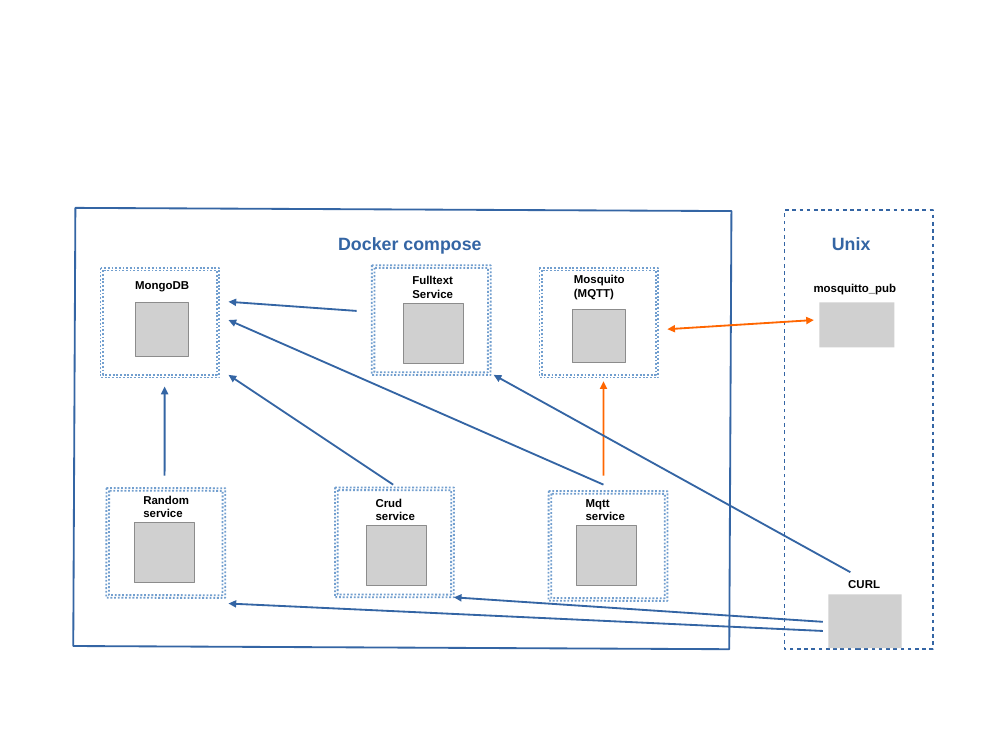
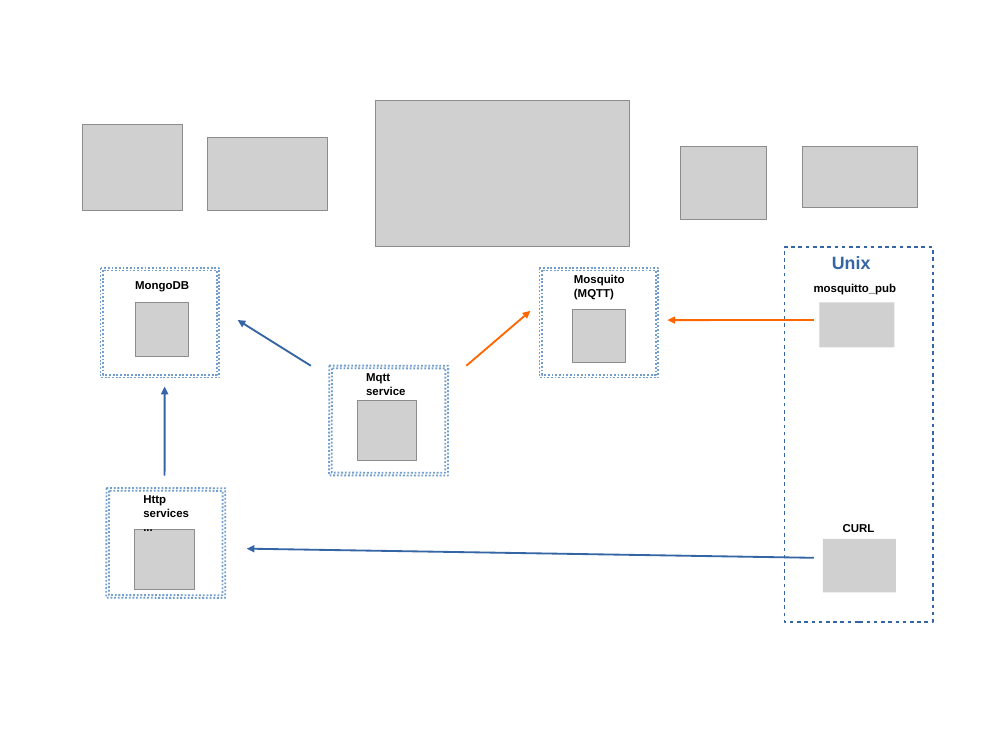
Before and after one commit to danionescu0/docker-flask-mongodb-example, a slide deck: slide 1 of resources/diagram.odp. Drawn at 1008x756 pixels with LibreOffice and Linux fonts; fonts in the diff are those of the drawing; grey boxes stand for pictures. Boxes give left, top, right and bottom in pixels: in the first picture for what was removed or moved away, otherwise in the second. Text is boxed around its words. In the diff, an @@ line names an element or a change of style, - is before the commit and + after.

```diff
--- a/resources/diagram.odp
+++ b/resources/diagram.odp
@@ picture added at [376,101,630,247] @@
@@ picture added at [82,124,183,210] @@
@@ picture: place and size @@
-picture at [367,526,427,586]
+picture at [208,137,327,211]
@@ picture: place and size @@
-picture at [577,526,638,586]
+picture at [681,146,767,220]
@@ picture added at [803,146,917,207] @@
@@ rectangle removed at [73,208,732,649] @@
@@ text removed at [338,237,481,254] @@
-Docker compose
@@ frame removed at [372,265,491,375] @@
@@ rectangle: place and size @@
-rectangle at [785,210,933,649]
+rectangle at [785,247,933,622]
@@ text "Unix": place and size @@
-text "Unix" at [832,237,871,250]
+text "Unix" at [832,256,871,269]
@@ text removed at [412,275,453,298] @@
-Fulltext
-Service
@@ arrow removed from (604, 485) to (229, 320) @@
@@ arrow moved from (357, 311) - (229, 302) to (311, 366) - (238, 320) @@
@@ arrow added from (466, 366) to (531, 311), #FF6600 1.45 pt @@
@@ double arrow moved from (814, 320) - (668, 329) to (814, 320) - (668, 320) @@
@@ double arrow (814, 320) - (668, 320): double arrow to arrow @@
@@ arrow removed from (393, 485) to (229, 375) @@
@@ frame: place and size @@
-frame at [335,487,454,597]
+frame at [329,366,448,476]
@@ text "Mqtt": place and size @@
-text "Mqtt" at [586,499,625,520]
+text "Mqtt" at [366,373,405,395]
@@ arrow removed from (851, 573) to (494, 375) @@
@@ arrow removed from (604, 476) to (604, 381) @@
@@ picture: place and size @@
-picture at [403,304,464,364]
+picture at [358,401,418,461]
@@ text at [143,495,189,517]: text changed @@
-Random service
+Http services...
@@ text removed at [376,498,415,520] @@
-Crud service
@@ frame removed at [549,491,668,601] @@
@@ picture: place and size @@
-picture at [134,523,195,584]
+picture at [134,531,195,591]
@@ picture: place and size @@
-picture at [829,595,902,649]
+picture at [823,539,896,593]
@@ text "CURL": place and size @@
-text "CURL" at [848,580,880,588]
+text "CURL" at [843,524,875,532]
@@ arrow moved from (823, 631) - (229, 604) to (814, 558) - (247, 549) @@
@@ arrow removed from (823, 622) to (455, 597) @@
```
Also in this commit, not shown: 6 other files.
